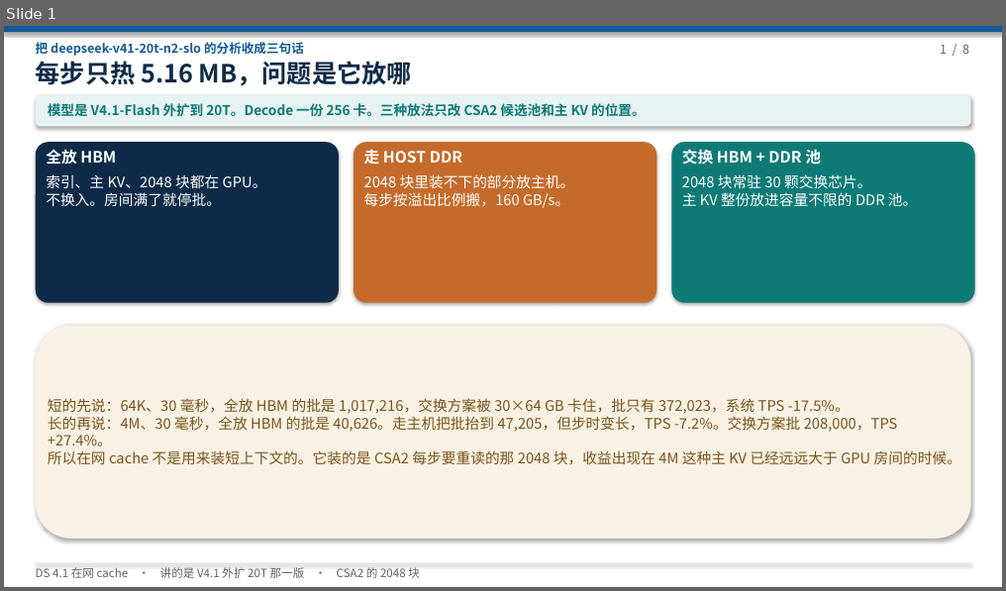
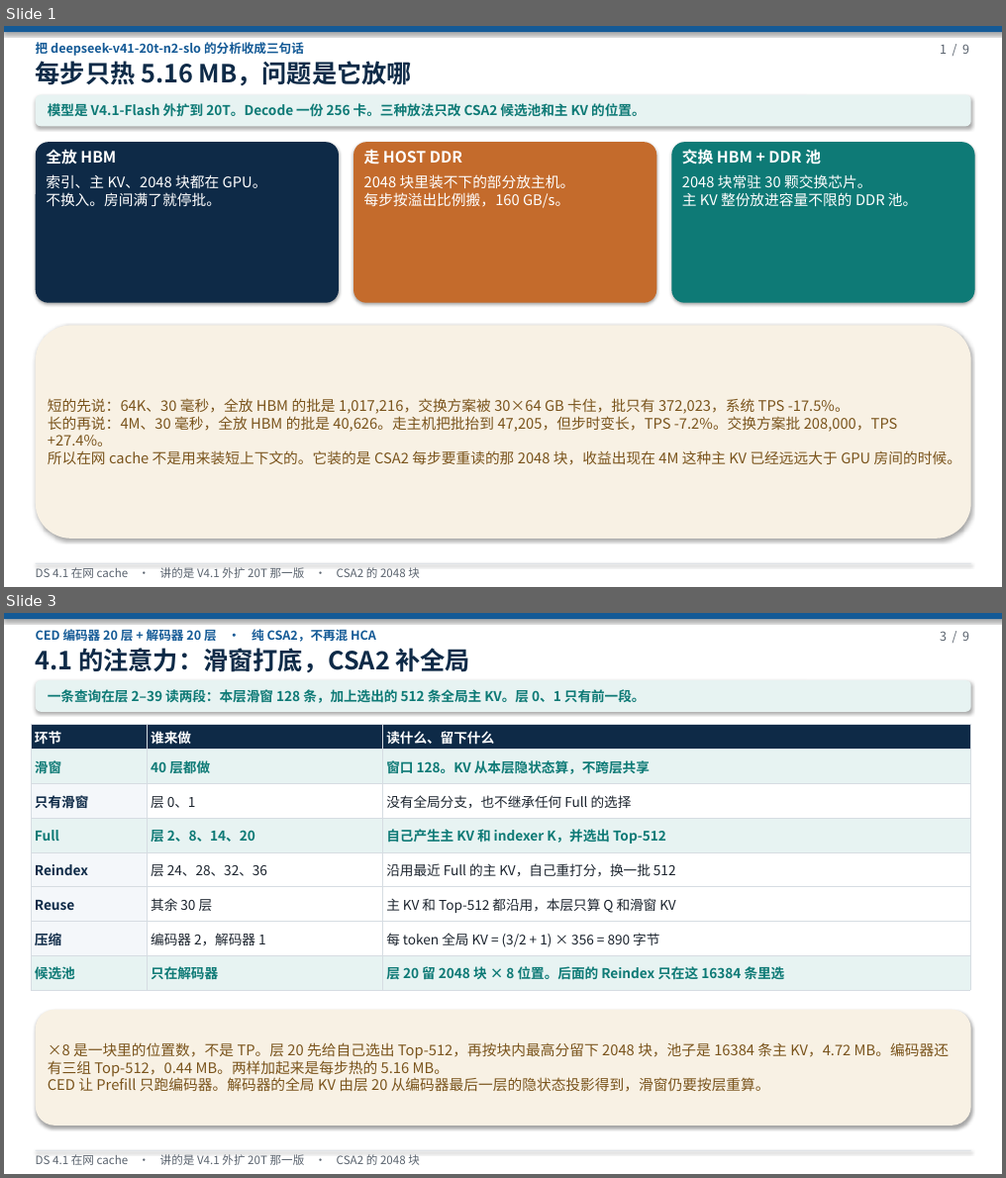
Before and after one commit to 69515164-rgb/UCL-MPComm, a slide deck: docs/DS 4.1在网cache.pptx. Shown one above the other, each under a label of ours: slide 1 before the commit, slides 1 and 3 after it; the slides between them are not shown. The pictures are 1006x591 and 1006x1178 pixels, drawn with LibreOffice and Linux fonts; fonts in the diff are those of the drawing. Boxes give left, top, right and bottom in pixels: in the first picture for what was removed or moved away, otherwise in the second. Text is boxed around its words. In the diff, an @@ line names an element or a change of style, - is before the commit and + after.

```diff
--- a/docs/DS 4.1在网cache.pptx
+++ b/docs/DS 4.1在网cache.pptx
@@ slide 3 added at <box>4,613,1002,1174</box>, background #FFFFFF @@
@@ rectangle added at <box>4,613,1002,619</box>, fill #145A96 @@
@@ text added at <box>36,627,376,644</box>, 12 pt, text #145A96, bold @@
+CED 编码器 20 层 + 解码器 20 层 · 纯 CSA2，不再混 HCA
@@ text added at <box>940,631,969,641</box>, 12 pt, text #5A636E @@
+3 / 9
@@ text added at <box>36,648,471,673</box>, 24 pt, text #0E2A47, bold @@
+4.1 的注意力：滑窗打底，CSA2 补全局
@@ rounded rectangle added at <box>36,680,971,712</box>, fill #E7F3F2 @@
@@ text added at <box>48,689,646,703</box>, 13 pt, text #0E7A76, bold @@
+一条查询在层 2–39 读两段：本层滑窗 128 条，加上选出的 512 条全局主 KV。层 0、1 只有前一段。
@@ table added at <box>31,724,970,990</box>, 8 rows, 3 columns @@
+环节 | 谁来做 | 读什么、留下什么
+滑窗 | 40 层都做 | 窗口 128。KV 从本层隐状态算，不跨层共享
+只有滑窗 | 层 0、1 | 没有全局分支，也不继承任何 Full 的选择
+Full | 层 2、8、14、20 | 自己产生主 KV 和 indexer K，并选出 Top-512
+Reindex | 层 24、28、32、36 | 沿用最近 Full 的主 KV，自己重打分，换一批 512
+Reuse | 其余 30 层 | 主 KV 和 Top-512 都沿用，本层只算 Q 和滑窗 KV
+压缩 | 编码器 2，解码器 1 | 每 token 全局 KV = (3/2 + 1) × 356 = 890 字节
+候选池 | 只在解码器 | 层 20 留 2048 块 × 8 位置。后面的 Reindex 只在这 16384 条里选
@@ rounded rectangle added at <box>36,1010,971,1126</box>, fill #F8F1E4 @@
@@ text added at <box>48,1043,948,1092</box>, 14 pt, text #7A541C @@
+×8 是一块里的位置数，不是 TP。层 20 先给自己选出 Top-512，再按块内最高分留下 2048 块，池子是 16384 条主 KV，4.72 MB。编码器还有三组 Top-512，0.44 MB。两样加起来是每步热的 5.16 MB。
+CED 让 Prefill 只跑编码器。解码器的全局 KV 由层 20 从编码器最后一层的隐状态投影得到，滑窗仍要按层重算。
@@ rectangle added at <box>36,1151,971,1152</box>, fill #D6DCE2 @@
@@ text added at <box>36,1155,420,1165</box>, 11 pt, text #5A636E @@
+DS 4.1 在网 cache · 讲的是 V4.1 外扩 20T 那一版 · CSA2 的 2048 块
```
Also in this commit, not shown: 6 other slides changed, 1 other slide added, 1 slide removed, 1 other file.
